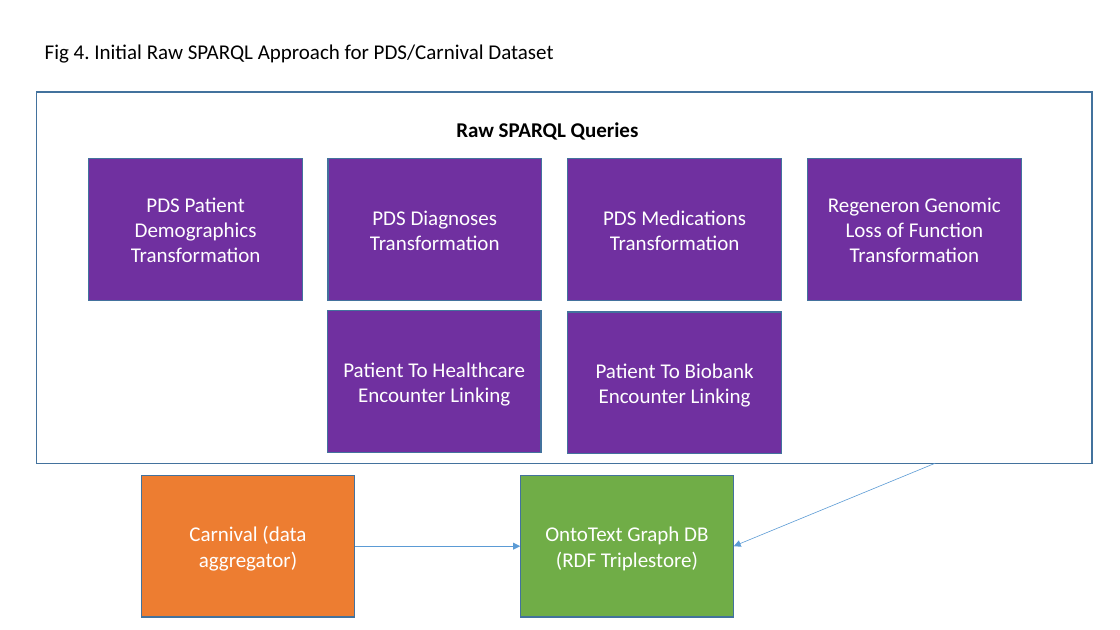
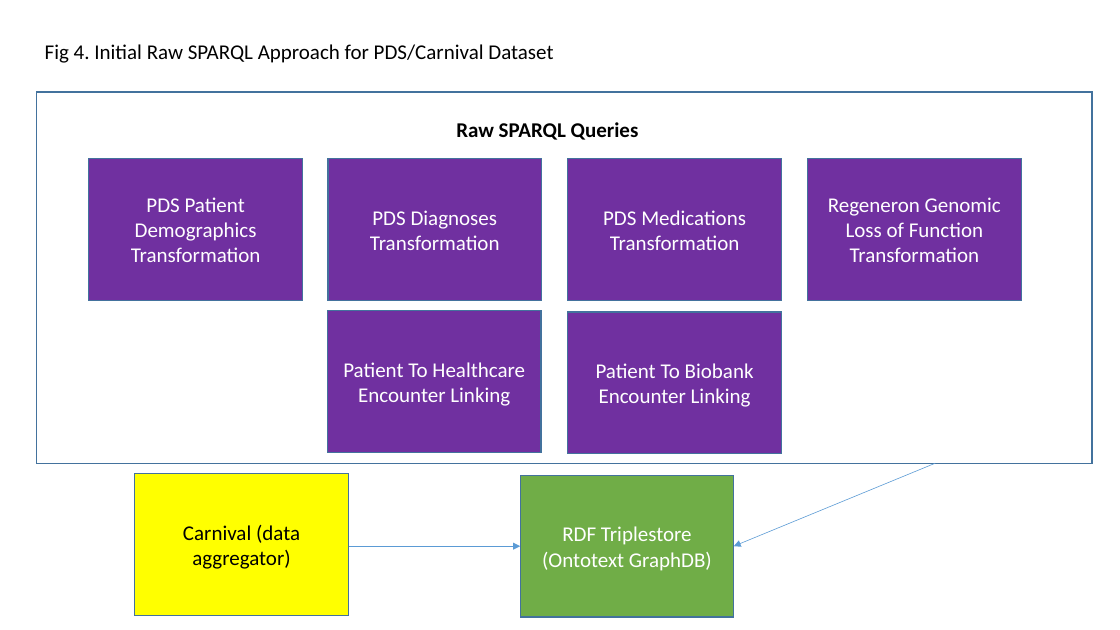
Before and after one commit to PennTURBO/semantic-engine, a slide deck: slide 4 of Acorn_diagrams.pptx. Drawn at 1120x630 pixels with LibreOffice and Linux fonts; fonts in the diff are those of the drawing. Boxes give left, top, right and bottom in pixels: in the first picture for what was removed or moved away, otherwise in the second. Text is boxed around its words. In the diff, an @@ line names an element or a change of style, - is before the commit and + after.

```diff
--- a/Acorn_diagrams.pptx
+++ b/Acorn_diagrams.pptx
@@ rectangle "Carnival (data aggregator)": place and size @@
-rectangle "Carnival (data aggregator)" at box(141, 476, 355, 618)
+rectangle "Carnival (data aggregator)" at box(134, 474, 348, 616)
@@ rectangle "Carnival (data aggregator)" at box(134, 474, 348, 616): text colour #FFFFFF to #000000; fill #ED7D31 to #FFFF00 @@
@@ text in rectangle at box(542, 526, 712, 571): text changed @@
-OntoText Graph DB (RDF Triplestore)
+RDF Triplestore (Ontotext GraphDB)
```
Also in this commit, not shown: 4 other slides changed.
